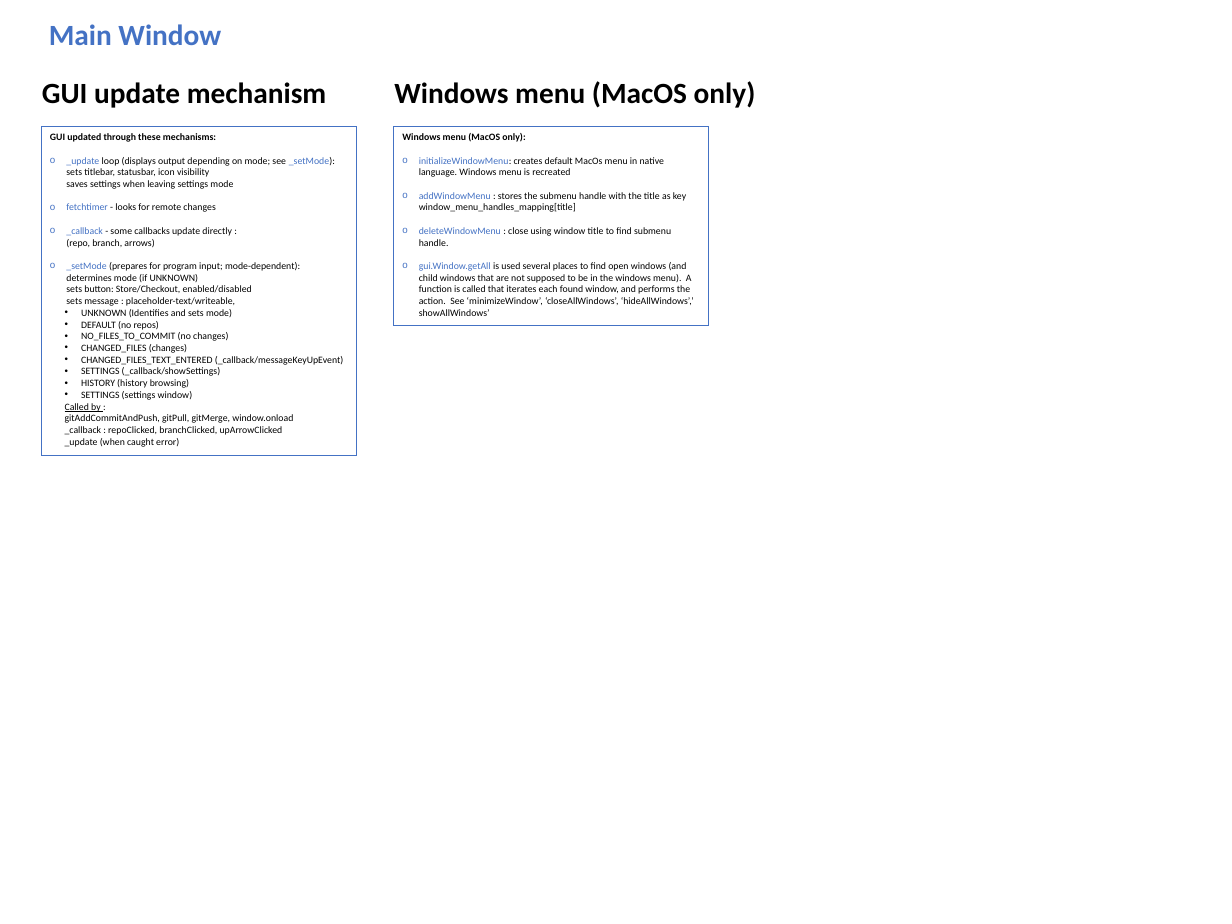
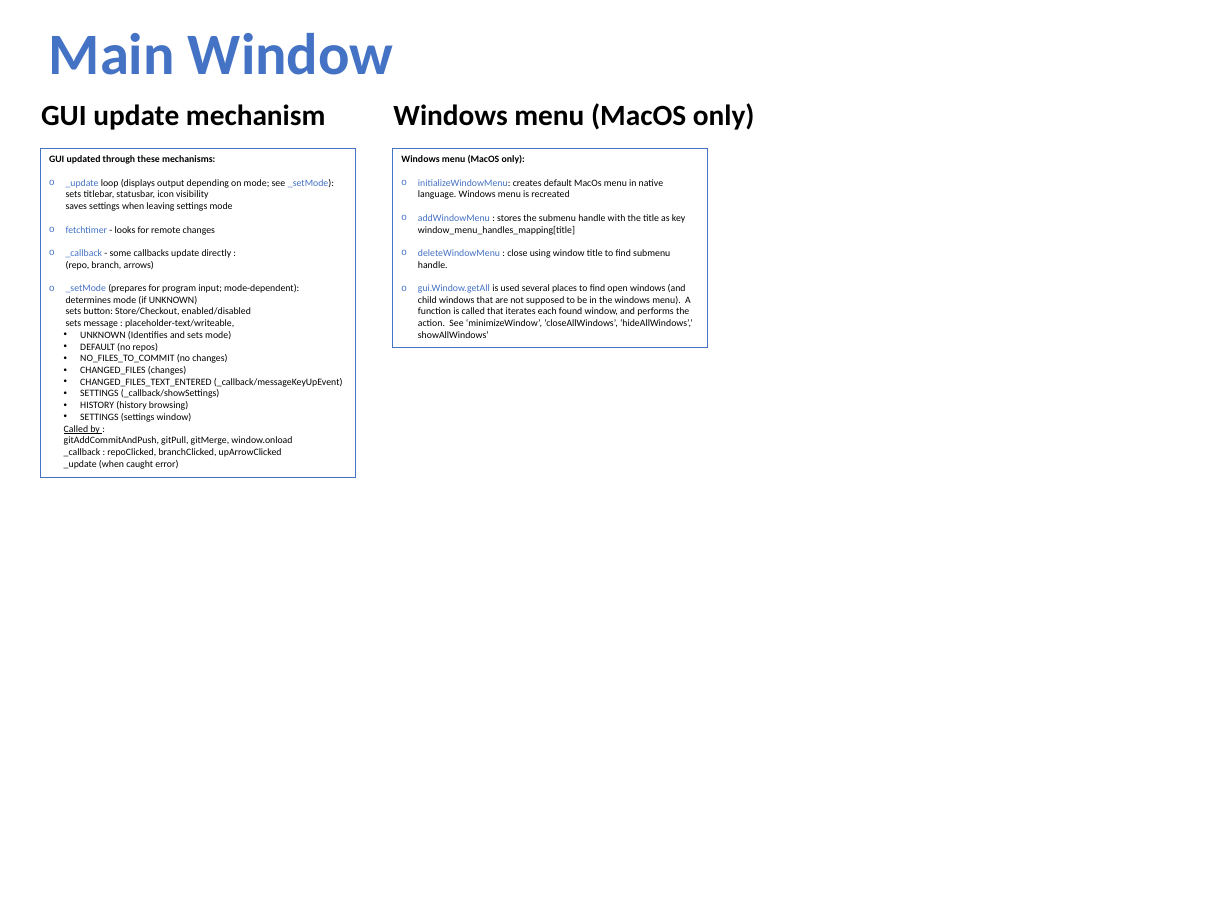
Before and after one commit to pragma-git/pragma-git, a slide deck: slide 4 of docs/Tech-overview.pptx. Drawn at 1232x924 pixels with LibreOffice and Linux fonts; fonts in the diff are those of the drawing. Boxes give left, top, right and bottom in pixels: in the first picture for what was removed or moved away, otherwise in the second. Text is boxed around its words. In the diff, an @@ line names an element or a change of style, - is before the commit and + after.

Commit message:
Doc for graph layout

```diff
--- a/docs/Tech-overview.pptx
+++ b/docs/Tech-overview.pptx
@@ text "Main Window" at [49,33,394,75]: size 24 to 48 pt @@
@@ 2 rectangles, 2 texts: place and size @@
-2 rectangles, 2 texts at [41,81,756,456]
+2 rectangles, 2 texts at [40,103,755,478]
```
Also in this commit, not shown: 6 other slides changed, 1 slide added.
